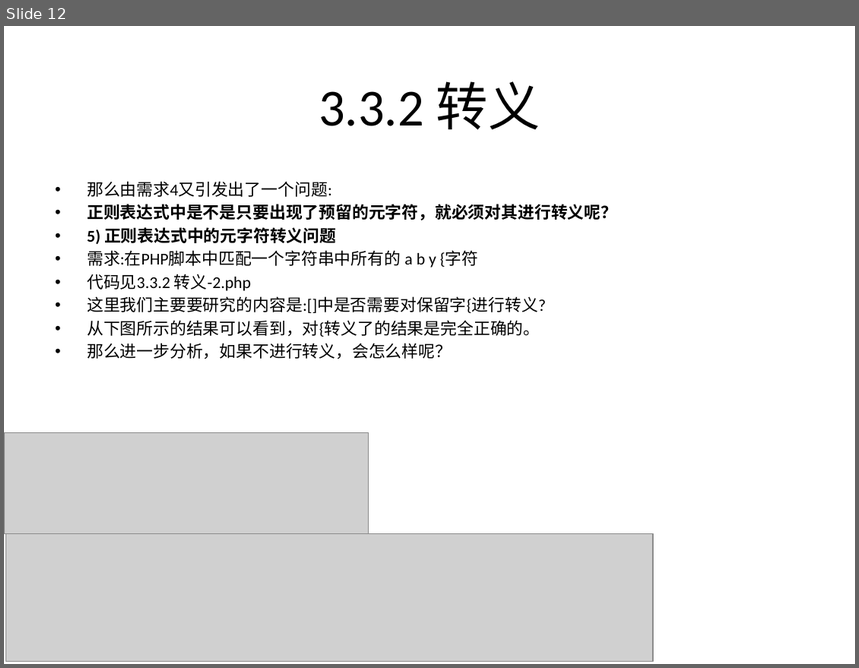
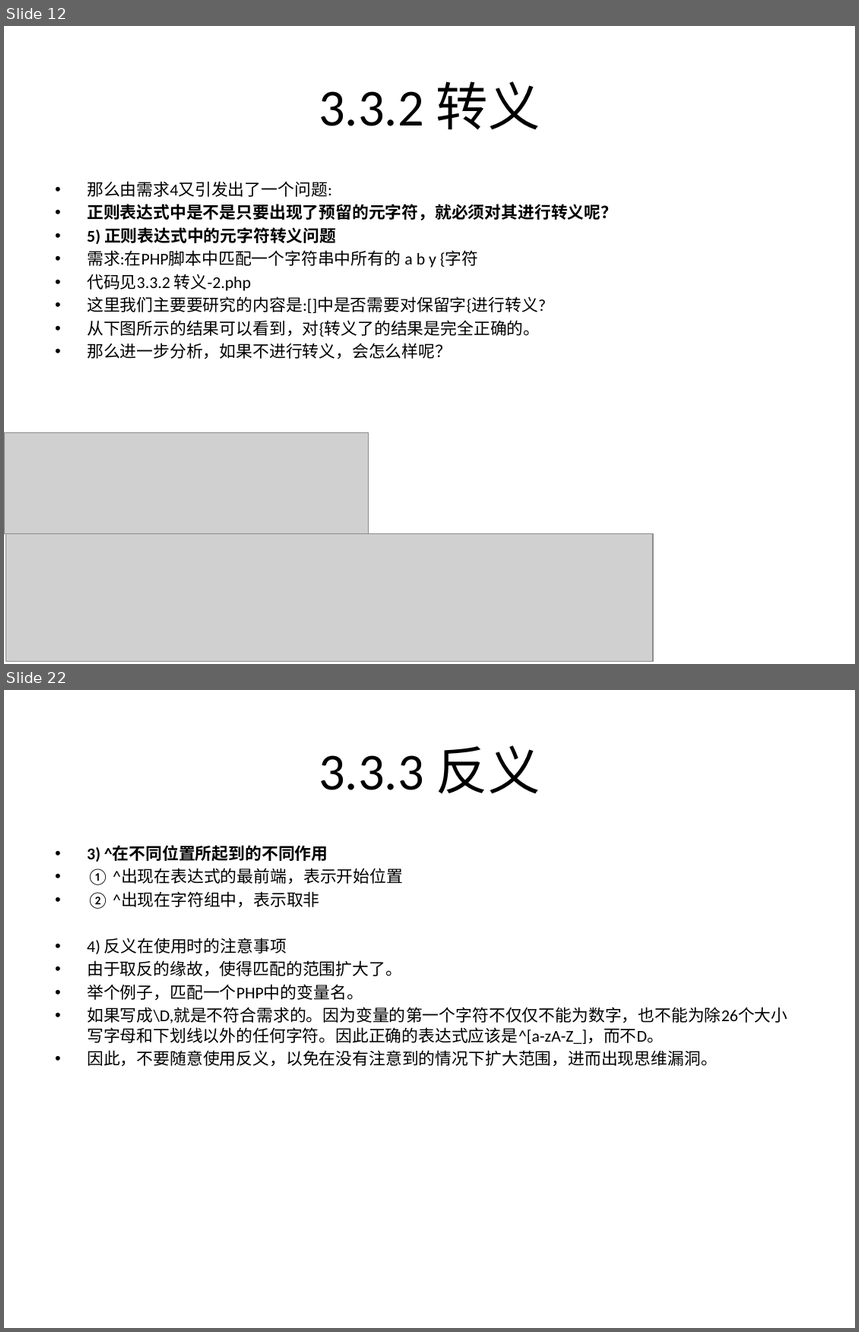
Before and after one commit to rayallen20/regularExpressions, a slide deck: 《PHP核心技术与最佳实践》第3章--正则表达式基础与应用/3.3 正则表达式匹配规则.pptx. Shown one above the other, each under a label of ours: slide 12 before the commit, slides 12 and 22 after it; the slides between them are not shown. The pictures are 859x668 and 859x1332 pixels, drawn with LibreOffice and Linux fonts; fonts in the diff are those of the drawing; grey boxes stand for pictures. Boxes give left, top, right and bottom in pixels: in the first picture for what was removed or moved away, otherwise in the second. Text is boxed around its words. In the diff, an @@ line names an element or a change of style, - is before the commit and + after.

```diff
--- a/《PHP核心技术与最佳实践》第3章--正则表达式基础与应用/3.3 正则表达式匹配规则.pptx
+++ b/《PHP核心技术与最佳实践》第3章--正则表达式基础与应用/3.3 正则表达式匹配规则.pptx
@@ slide 22 added at bbox=[4, 690, 855, 1328], background #FFFFFF @@
@@ title added at bbox=[319, 745, 541, 794], 44 pt, text #000000 @@
+3.3.3 反义
@@ text added at bbox=[87, 846, 788, 1066], 14 pt, text #000000 @@
+• 3) ^在不同位置所起到的不同作用
+• ① ^出现在表达式的最前端，表示开始位置
+• ② ^出现在字符组中，表示取非
+• 4) 反义在使用时的注意事项
+• 由于取反的缘故，使得匹配的范围扩大了。
+• 举个例子，匹配一个PHP中的变量名。
+• 如果写成\D,就是不符合需求的。因为变量的第一个字符不仅仅不能为数字，也不能为除26个大小写字母和下划线以外的任何字符。因此正确的表达式应该是^[a-zA-Z_]，而不D。
+• 因此，不要随意使用反义，以免在没有注意到的情况下扩大范围，进而出现思维漏洞。
```
Also in this commit, not shown: 3 slides changed, 6 other slides added, 3 other files.
